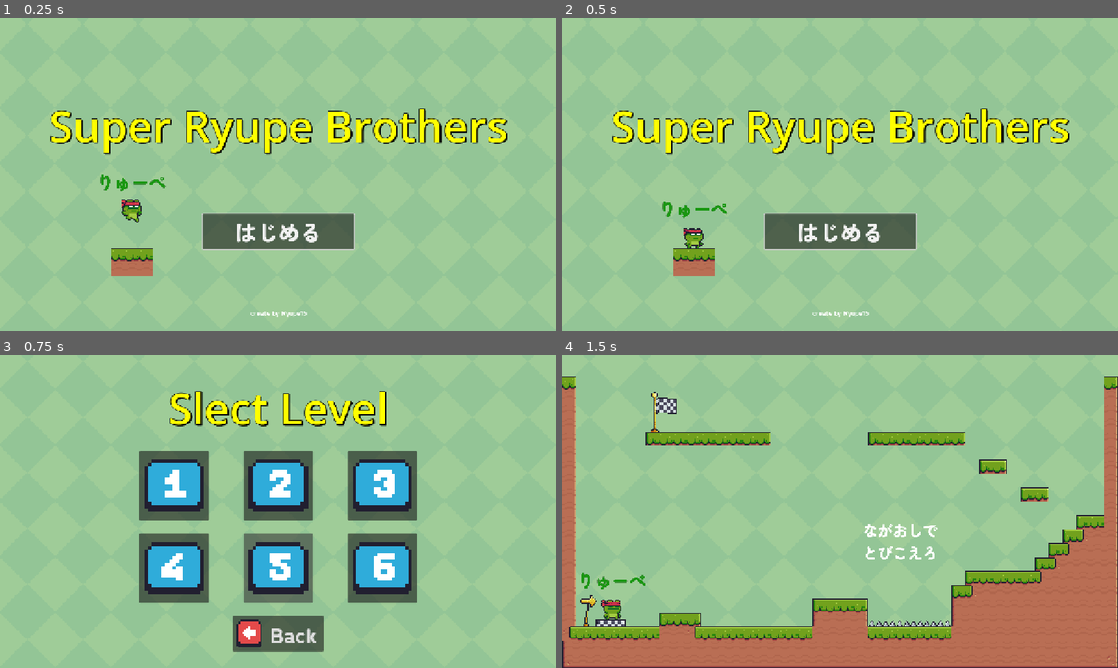
Above: before the commit, frames 1-4 (two rows, left to right).
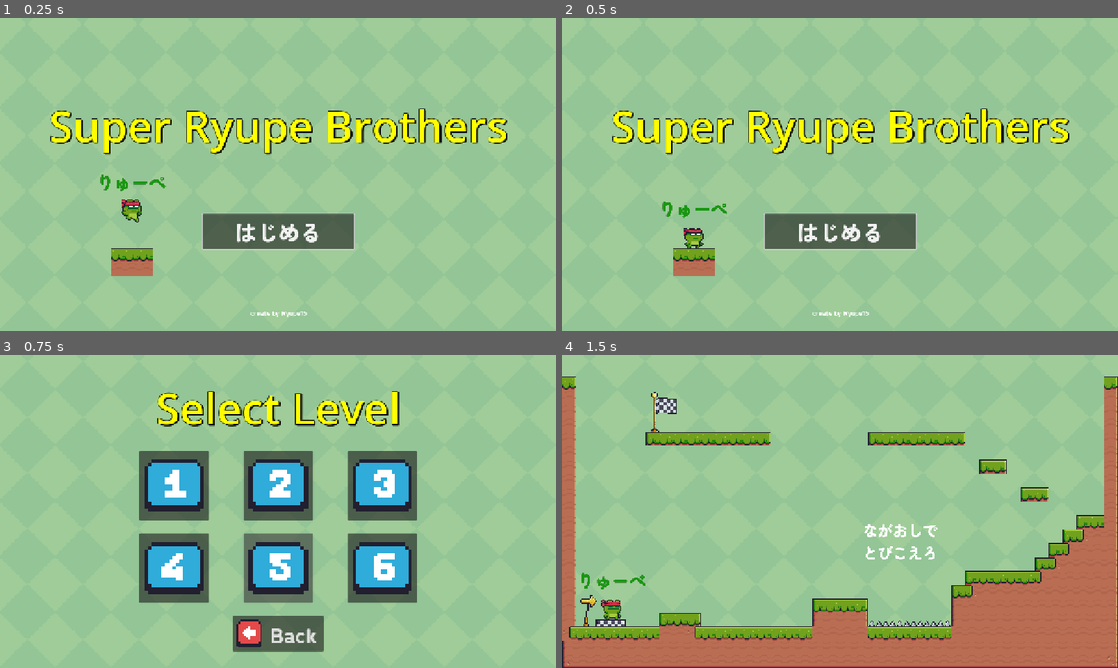
Above: after the commit, the same moments.

Repository: r-murakami15/Super_Ryupe
Game: Godot game, scene res://scenes/main/main.tscn
Two runs of this game, one before a commit and one after it. Both use one fixed random seed, a clock stepped at 60 frames per second and the inputs below.
Inputs (mouse positions are in pixels of both pictures, inside the frame that each line leads up to):
- Up to frame 1 (0.25 s): no input
- Up to frame 2 (0.5 s): no input
- Up to frame 3 (0.75 s): click "はじめる" at 0.5 s
- Up to frame 4 (1.5 s): click (734, 486) at 1.25 s

Frames 1-2 are identical in both runs. In frame 3, 2.8% of the frame differs, in the area x 28-72%, y 11-23%; in frame 4, nothing differs.

Commit message:
README追加

Diff:
--- a/scenes/level_select/level_select.tscn
+++ b/scenes/level_select/level_select.tscn
@@ -39,7 +39,7 @@
 offset_right = 253.0
 offset_bottom = 191.0
 grow_horizontal = 2
-text = "Slect Level"
+text = "Select Level"
 label_settings = ExtResource("1_4ek2u")
 horizontal_alignment = 1
 vertical_alignment = 1
Not shown, added: README.md
Not shown, added: super_ryupe.gif
